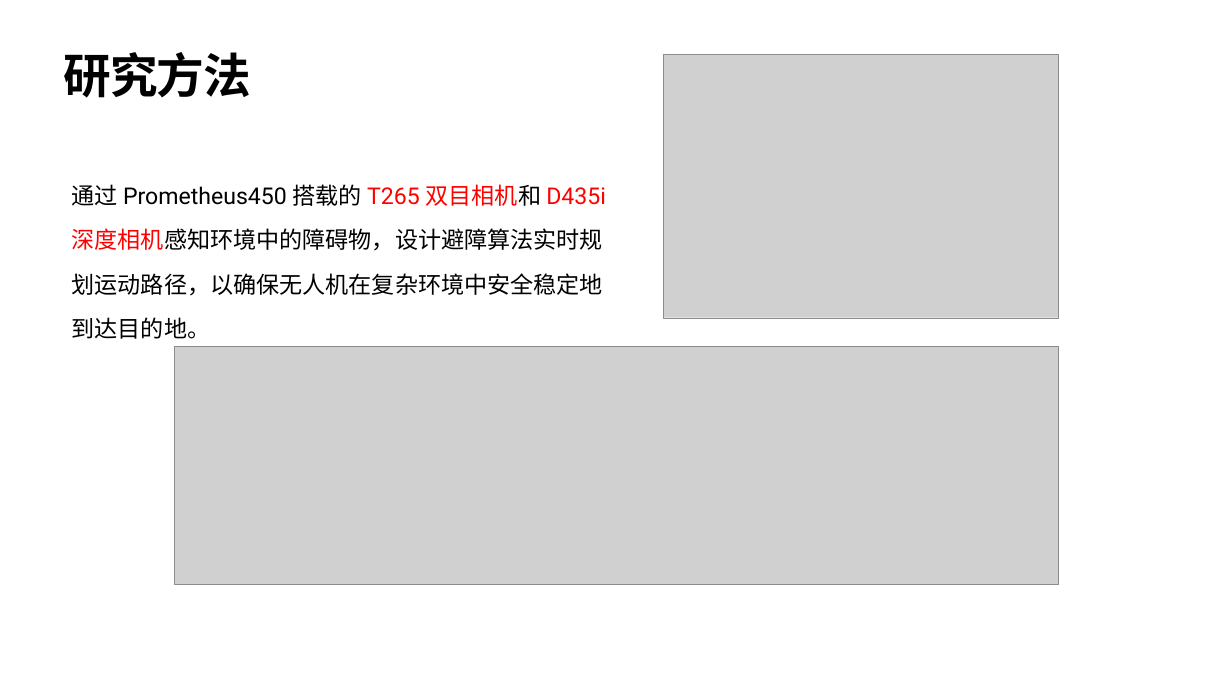
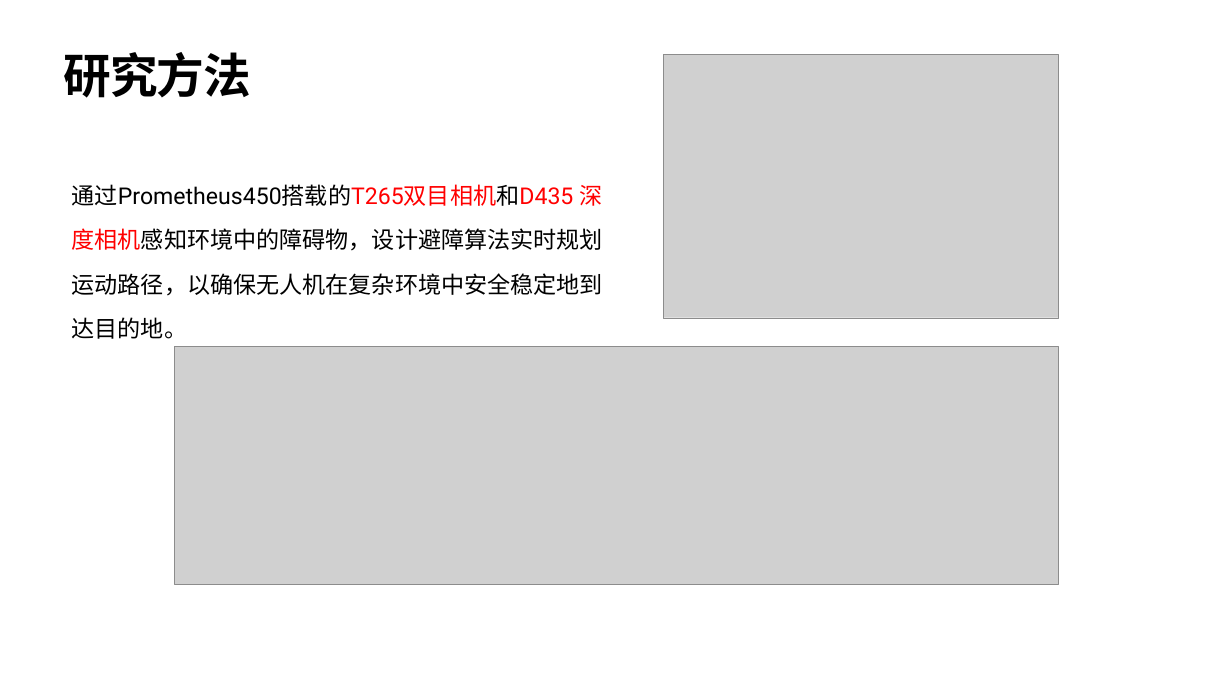
Before and after one commit to HuaYuXiao/AStar-Planner, a slide deck: slide 4 of 报告论文/开题报告/开题报告-华羽霄.pptx. Drawn at 1232x693 pixels with LibreOffice and Linux fonts; fonts in the diff are those of the drawing; grey boxes stand for pictures; background and template pictures are left out. Boxes give left, top, right and bottom in pixels: in the first picture for what was removed or moved away, otherwise in the second. Text is boxed around its words. In the diff, an @@ line names an element or a change of style, - is before the commit and + after.

```diff
--- a/报告论文/开题报告/开题报告-华羽霄.pptx
+++ b/报告论文/开题报告/开题报告-华羽霄.pptx
@@ text at <box>72,184,603,339</box>: text changed @@
-通过 Prometheus450 搭载的 T265 双目相机和 D435i 深度相机感知环境中的障碍物，设计避障算法实时规划运动路径，以确保无人机在复杂环境中安全稳定地到达目的地。
+通过Prometheus450搭载的T265双目相机和D435 深度相机感知环境中的障碍物，设计避障算法实时规划运动路径，以确保无人机在复杂环境中安全稳定地到达目的地。
```
Also in this commit, not shown: 7 other slides changed, 3 other files.
